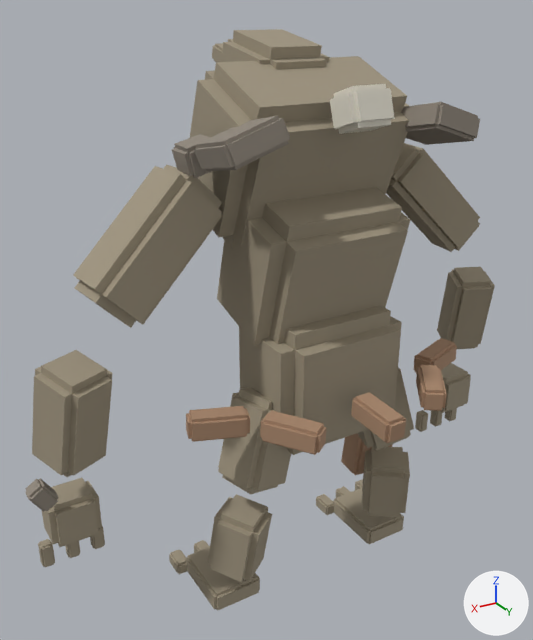
What one commit did to the Blender file source_assets/blender/creatures/SK_RavineTroll.blend.
Before and after are seen from a camera (50 mm lens) standing at (2.76, 3.87, 4.2) and looking at (0.26, -0.3, 2.11). Arrows for +X, +Y and +Z are at lower right; the lights stay in place. The picture after the commit comes second.

The first picture shows 'TrollHide', 'TrollNodule', 'TrollRock', 'TrollWood'.
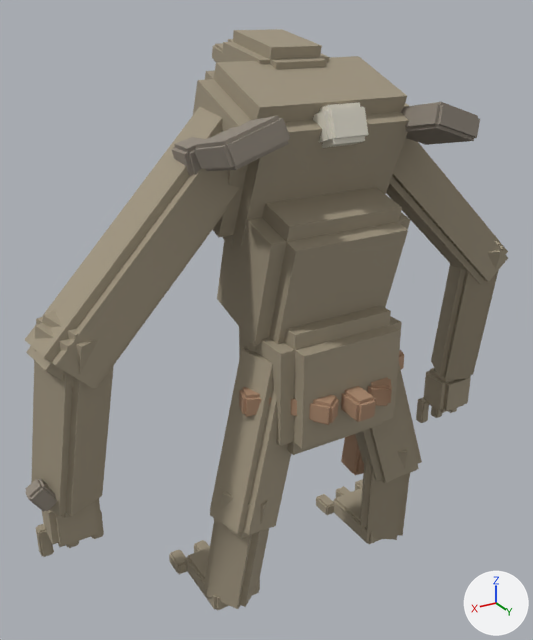
Pixel boxes [x1, y1, x2, y2] of what changed, in the pictures (533 x 640 px; the box of a moved part takes in the faces that stretch with it):
'TrollHide', reshaped: before [32, 29, 495, 611]; after [25, 29, 508, 611]
'TrollWood', reshaped (39% narrower, 9% shorter): before [186, 338, 457, 475]; after [239, 350, 404, 475]
'TrollNodule', moved: before [330, 84, 395, 134]; after [313, 102, 369, 148]
part 1 of me_trollhide, moved or reshaped (mostly hidden afterwards): before [444, 408, 457, 421]; after [448, 408, 457, 413]
part 2 of me_trollhide, moved or reshaped: before [430, 411, 442, 427]; after [431, 406, 442, 418]
part 3 of me_trollhide, moved or reshaped: before [415, 410, 428, 432]; after [416, 397, 429, 423]
part 4 of me_trollhide, moved or reshaped: before [90, 526, 105, 549]; after [91, 510, 104, 539]
part 5 of me_trollhide, moved or reshaped (mostly hidden afterwards): before [65, 541, 80, 558]; after [66, 541, 79, 548]
part 6 of me_trollhide, moved or reshaped: before [38, 539, 55, 567]; after [36, 524, 54, 557]
part 7 of me_trollhide, moved or reshaped: before [32, 165, 414, 583]; after [25, 107, 422, 609]
part 8 of me_trollhide, moved or reshaped: before [437, 267, 495, 348]; after [431, 241, 504, 380]
part 9 of me_trollhide, moved or reshaped: before [386, 143, 480, 252]; after [386, 138, 508, 285]
part 11 of me_trollwood, moved or reshaped (mostly hidden afterwards): before [414, 338, 457, 374]; after [399, 350, 404, 369]
part 12 of me_trollwood, moved or reshaped: before [416, 365, 447, 411]; after [367, 377, 392, 406]
part 13 of me_trollwood, moved or reshaped: before [351, 392, 406, 443]; after [341, 386, 376, 422]
part 14 of me_trollwood, moved or reshaped: before [260, 410, 327, 455]; after [291, 395, 339, 425]
part 15 of me_trollwood, moved or reshaped: before [186, 406, 250, 442]; after [239, 387, 272, 417]

The edits, one by one:
me_trollhide is used by ob_trollhide; location (0.0, 0.0, 0.0).
me_trollhide had 960 vertices, 1800 faces and spanned x -1.99..1.99, y -1.1..0.38, z 0.0..4.03.
me_trollhide now has 960 vertices, 1800 faces and spans x -1.99..2.01, y -1.1..0.38, z 0.0..4.03.
me_trollhide part 1: the loose piece of 32 vertices spanning x -1.99..-1.91, y -0.58..-0.49, z 0.5..0.68 is scaled about its middle by (1, 1, 1.28), then moved by (0.0, 0.0, 0.12).
me_trollhide part 2: the loose piece of 32 vertices spanning x -1.81..-1.72, y -0.58..-0.49, z 0.5..0.68 is scaled about its middle by (1, 1, 1.28), then moved by (0.0, 0.0, 0.12).
me_trollhide part 3: the loose piece of 32 vertices spanning x -1.62..-1.53, y -0.58..-0.49, z 0.5..0.68 is scaled about its middle by (1, 1, 1.28), then moved by (0.0, 0.0, 0.12).
me_trollhide part 4: the loose piece of 32 vertices spanning x 1.53..1.62, y -0.58..-0.49, z 0.5..0.68 is scaled about its middle by (1, 1, 1.28), then moved by (0.0, 0.0, 0.12).
me_trollhide part 5: the loose piece of 32 vertices spanning x 1.72..1.81, y -0.58..-0.49, z 0.5..0.68 is scaled about its middle by (1, 1, 1.28), then moved by (0.0, 0.0, 0.12).
me_trollhide part 6: the loose piece of 32 vertices spanning x 1.91..1.99, y -0.58..-0.49, z 0.5..0.68 is scaled about its middle by (1, 1, 1.28), then moved by (0.0, 0.0, 0.12).
me_trollhide part 7: 192 of 960 vertices moved; they spanned x -0.92..1.97, y -0.58..0.28, z 0.29..3.27 and now span x -0.94..2.01, y -0.65..0.31, z 0.03..3.61; mean shift (0.0, 0.0, 0.0); largest move (1.39, -0.37, 2.39) -> (1.73, -0.33, 2.06).
me_trollhide part 8: all 16 vertices in x -1.88..-1.5, y -0.42..-0.04, z 2.05..2.15 are moved by (0.03, 0.07, 0.34).
me_trollhide part 9: all 16 vertices in x -0.98..-0.71, y -0.46..-0.09, z 2.99..3.24 are moved by (0.33, -0.04, 0.32).
Other edits to the shape of me_trollhide do not show in these pictures.
me_trollnodule is used by ob_trollnodule; location (0.0, 0.0, 0.0).
me_trollnodule had 32 vertices, 60 faces and spanned x -0.151..0.151, y 0.201..0.495, z 3.491..3.771.
me_trollnodule now has 32 vertices, 60 faces and spans x -0.151..0.151, y -0.031..0.263, z 3.363..3.643.
me_trollnodule part 10: the whole mesh is moved by (0.0, -0.232, -0.128).
me_trollwood is used by ob_trollwood; location (0.0, 0.0, 0.0).
me_trollwood had 192 vertices, 360 faces and spanned x -1.13..1.13, y -0.4..0.87, z 0.55..1.82.
me_trollwood now has 192 vertices, 360 faces and spans x -0.92..0.69, y -0.4..0.57, z 0.55..1.82.
me_trollwood part 11: the loose piece of 32 vertices spanning x -1.13..-0.72, y 0.08..0.34, z 1.64..1.82 is moved by (0.44, -0.09, 0.0).
me_trollwood part 12: the loose piece of 32 vertices spanning x -0.74..-0.4, y 0.35..0.74, z 1.64..1.82 is moved by (0.27, -0.24, 0.0).
me_trollwood part 13: the loose piece of 32 vertices spanning x -0.08..0.08, y 0.47..0.87, z 1.64..1.82 is moved by (0.0, -0.3, 0.0).
me_trollwood part 14: the loose piece of 32 vertices spanning x 0.4..0.74, y 0.35..0.74, z 1.64..1.82 is moved by (-0.27, -0.24, 0.0).
me_trollwood part 15: the loose piece of 32 vertices spanning x 0.72..1.13, y 0.08..0.34, z 1.64..1.82 is moved by (-0.44, -0.09, 0.0).
